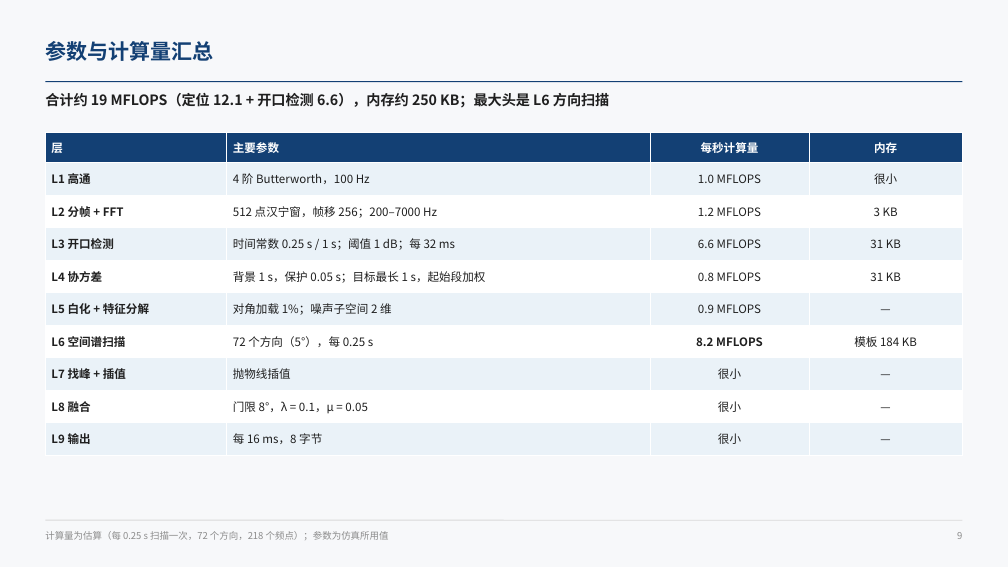
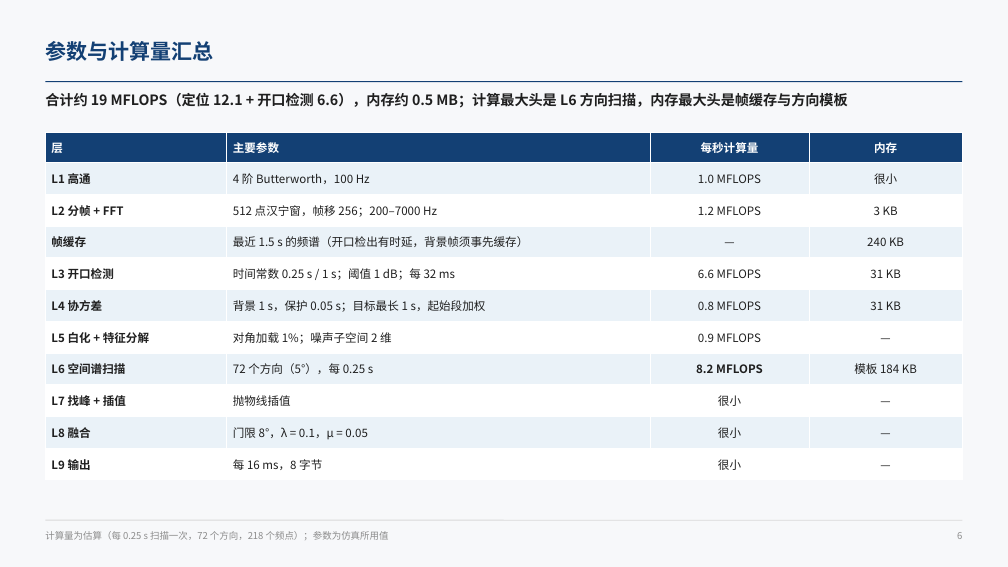
Before and after one commit to ZeroFoxxi/ssl-scene1, a slide deck: slide 6 of 02_耳机声源定位/耳机声源定位_情况1算法实现.pptx (slide 9 before the commit). Drawn at 1008x567 pixels with LibreOffice and Linux fonts; fonts in the diff are those of the drawing. Boxes give left, top, right and bottom in pixels: in the first picture for what was removed or moved away, otherwise in the second. Text is boxed around its words. In the diff, an @@ line names an element or a change of style, - is before the commit and + after.

```diff
--- a/02_耳机声源定位/耳机声源定位_情况1算法实现.pptx
+++ b/02_耳机声源定位/耳机声源定位_情况1算法实现.pptx
@@ text at (45, 93, 848, 108): text changed @@
-合计约 19 MFLOPS（定位 12.1 + 开口检测 6.6），内存约 250 KB；最大头是 L6 方向扫描
+合计约 19 MFLOPS（定位 12.1 + 开口检测 6.6），内存约 0.5 MB；计算最大头是 L6 方向扫描，内存最大头是帧缓存与方向模板
@@ table at (45, 132, 963, 474) @@
+row 4: 帧缓存 | 最近 1.5 s 的频谱（开口检出有时延，背景帧须事先缓存） | — | 240 KB
```
Also in this commit, not shown: 6 other slides changed, 3 slides added, 8 other files.
